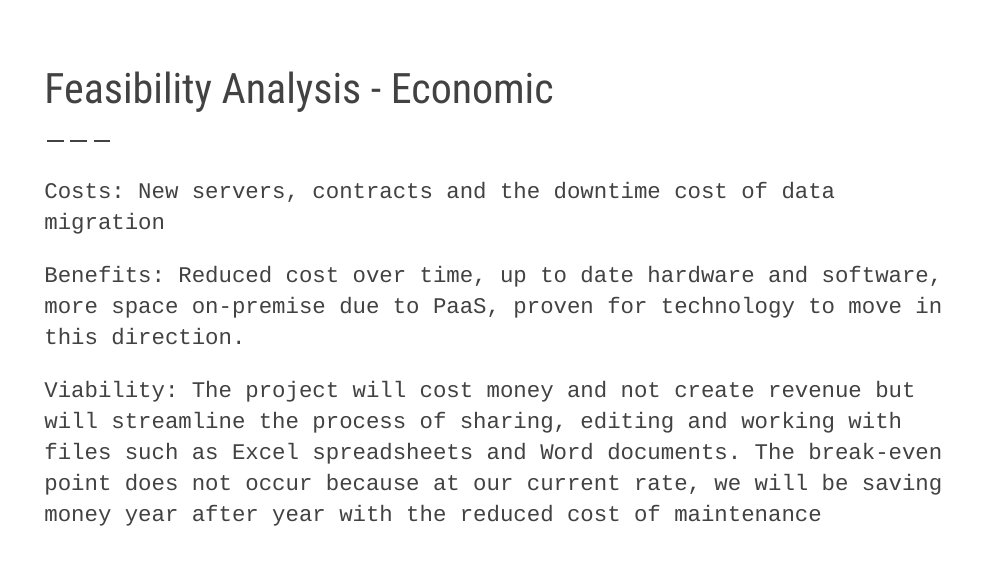
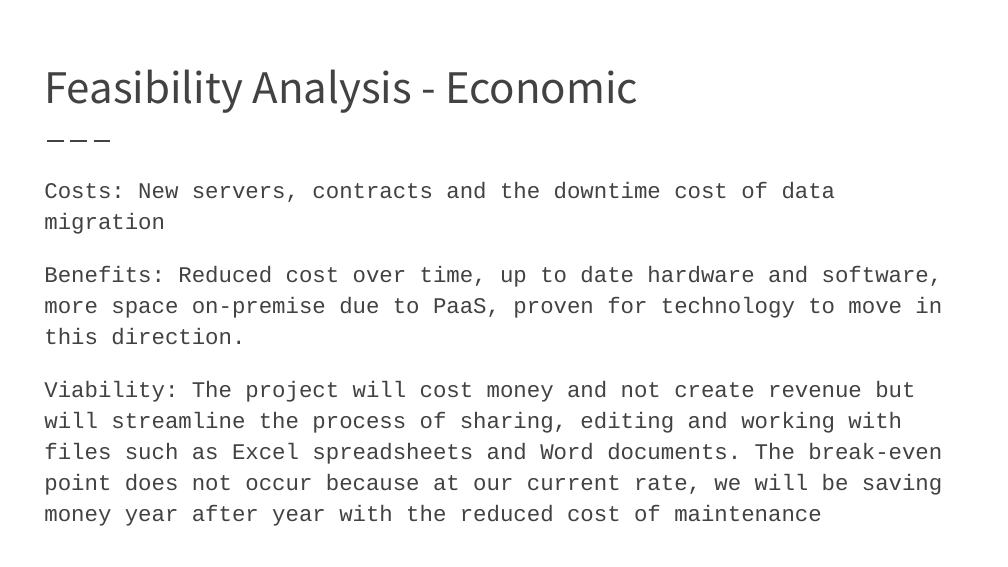
Before and after one commit to IS436TeamCloud/IS436TeamCloud, a slide deck: slide 6 of 436 - Deliverable 1 .pptx. Drawn at 1008x567 pixels with LibreOffice and Linux fonts; fonts in the diff are those of the drawing. Boxes give left, top, right and bottom in pixels: in the first picture for what was removed or moved away, otherwise in the second. Text is boxed around its words. In the diff, an @@ line names an element or a change of style, - is before the commit and + after.

```diff
--- a/436 - Deliverable 1 .pptx
+++ b/436 - Deliverable 1 .pptx
@@ title "Feasibility Analysis - Economic" at box(44, 69, 638, 113): font Roboto Condensed to Noto Sans CJK SC @@
```
Also in this commit, not shown: 8 other slides changed.
